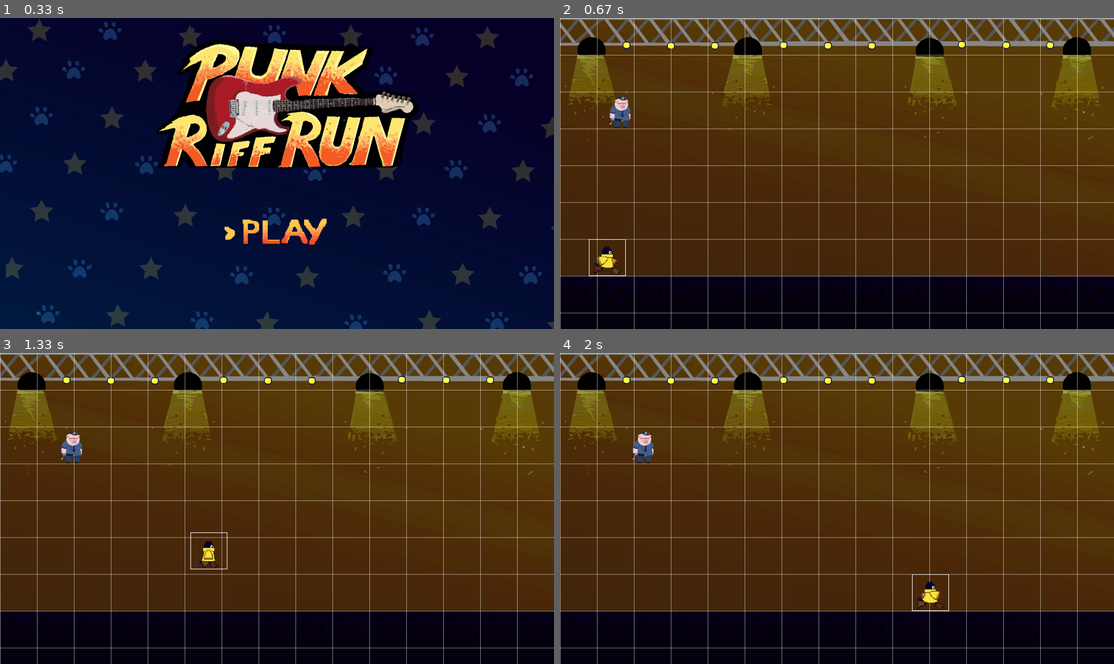
Above: before the commit, frames 1-4 (two rows, left to right).
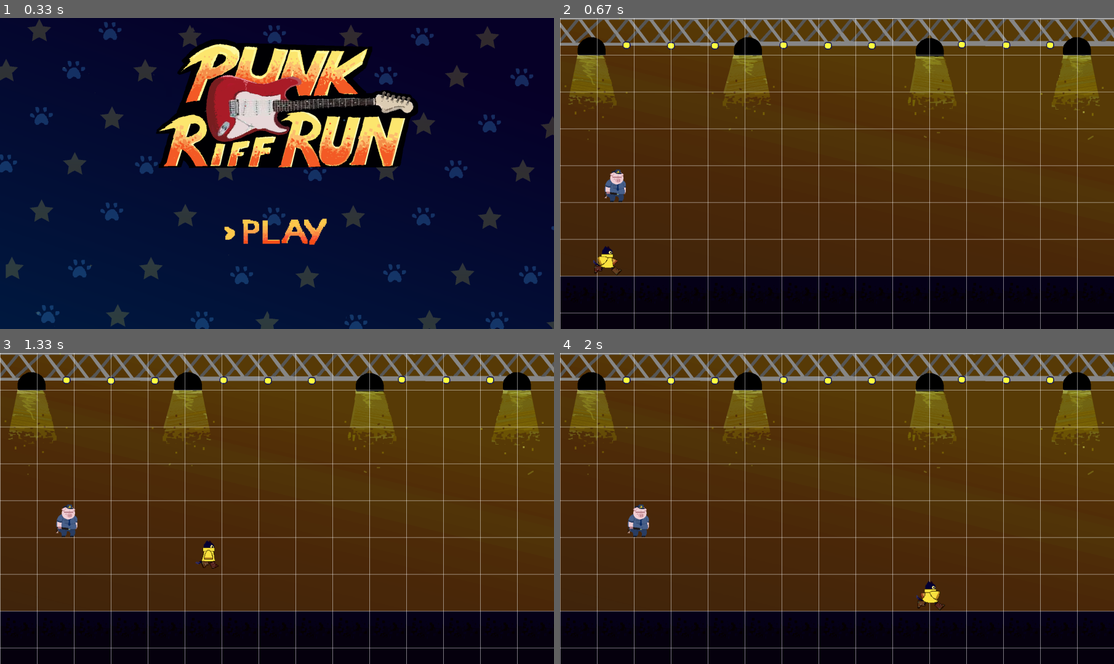
Above: after the commit, the same moments.

Repository: bigN4TE/NeonRush
Game: pygame game, started from NeonRun.py
Two runs of this game, one before a commit and one after it. Both use one fixed random seed, a clock stepped at 60 frames per second and the inputs below.
Inputs (mouse positions are in pixels of both pictures, inside the frame that each line leads up to):
- Up to frame 1 (0.33 s): no input
- Up to frame 2 (0.67 s): click (837, 229) at 0.38 s
- Up to frame 3 (1.33 s): hold Right 0.67-1.13 s; move the mouse to (282, 530) at 0.7 s; hold Up from 1.17 s (still down)
- Up to frame 4 (2 s): release Up at 1.47 s; hold Right 1.5-1.97 s

Frame 1 is identical in both runs. In frame 2, 0.7% of the frame differs, in the area x 5-13%, y 24-84%; in frame 3, 0.7%, in the area x 10-42%, y 24-70%; in frame 4, 0.7%.

Commit message:
new Assets

Diff:
--- a/NeonRun.py
+++ b/NeonRun.py
@@ -1,6 +1,8 @@
 import pygame
 from pygame.locals import *
 import time
+import pickle
+from os import path
 
 pygame.init()
 
@@ -20,6 +22,10 @@
 game_over = 0
 
 main_menu = True
+
+level = 0
+
+max_levels = 5
 
 #background
 background = pygame.image.load('Assets/Backgrounds/Background 1.png')
@@ -70,6 +76,17 @@
     for line in range(0, 25):
         pygame.draw.line(screen, (255, 255, 255), (0, line * tile_size), (screen_width, line * tile_size))
         pygame.draw.line(screen, (255, 255, 255), (line * tile_size, 0), (line * tile_size, screen_height))
+
+#level reset
+def reset_level(level):
+    player.reset(100, screen_height - 335)
+    pig_group.empty()
+    cables_group.empty()
+    if path.exists('level{level}_data'):
+        pickle_in = open(f'level{level}_data', 'rb')
+        world_data = pickle.load(pickle_in)
+    world = World(world_data)
+    return world
 
 #buttons
 class Button():
@@ -186,7 +203,7 @@
                 self.rect.y -= 5
 
         screen.blit(self.image, self.rect)
-        pygame.draw.rect(screen, (255, 255, 255), self.rect, 2)
+        """pygame.draw.rect(screen, (255, 255, 255), self.rect, 2)"""
 
         return game_over
 
@@ -228,7 +245,7 @@
         self.direction = 0
         self.in_air = True
 
-#Enemy1
+#enemy1
 class Enemy1(pygame.sprite.Sprite):
     def __init__(self, x, y):
         pygame.sprite.Sprite.__init__(self)
@@ -246,7 +263,7 @@
             self.move_direction *= -1
             self.move_counter *= -1
 
-#Enemy2
+#enemy2
 class Enemy2(pygame.sprite.Sprite):
     def __init__(self, x, y):
         pygame.sprite.Sprite.__init__(self)
@@ -264,12 +281,22 @@
             self.move_direction *= -1
             self.move_counter *= -1
 
-#Cables
+#cables
 class Cables(pygame.sprite.Sprite):
     def __init__(self, x, y):
         pygame.sprite.Sprite.__init__(self)
         img = pygame.image.load('Assets/Tiles/Cable.png')
         self.image = pygame.transform.scale(img, (tile_size, tile_size // 2))
+        self.rect = self.image.get_rect()
+        self.rect.x = x
+        self.rect.y = y
+
+#exit
+class Exit(pygame.sprite.Sprite):
+    def __init__(self, x, y):
+        pygame.sprite.Sprite.__init__(self)
+        img = pygame.image.load('Assets/Tiles/Cymbals 1.png')
+        self.image = pygame.transform.scale(img, (tile_size, int(tile_size * 1.5)))
         self.rect = self.image.get_rect()
         self.rect.x = x
         self.rect.y = y
@@ -287,7 +314,7 @@
         frame_img = pygame.image.load('Assets/Tiles/Floor 3.png')
         speaker_img = pygame.image.load('Assets/Tiles/Speaker.png')
         piano_img = pygame.image.load('Assets/Tiles/Piano.png')
-        drum_img = pygame.image.load('Assets/Items/Drum.png')
+        drum_img = pygame.image.load('Assets/Tiles/Drum.png')
 
         #tile value
         row_count = 0
@@ -354,15 +381,15 @@
 
 #tile placement
 world_data = [
-[0, 0, 0, 0, 0, 0, 0, 0, 0, 0, 0, 0, 0, 0, 0, 0, 0],
-[0, 0, 0, 0, 0, 0, 0, 0, 0, 0, 0, 0, 0, 0, 0, 0, 0],
-[0, 0, 0, 0, 0, 0, 0, 0, 0, 0, 0, 0, 0, 0, 0, 0, 8],
-[0, 0, 0, 0, 0, 0, 0, 0, 0, 0, 0, 0, 0, 0, 0, 0, 0],
-[0, 0, 0, 0, 0, 0, 0, 0, 0, 0, 0, 0, 0, 0, 0, 0, 0],
-[0, 0, 0, 0, 0, 0, 0, 0, 0, 0, 0, 0, 0, 0, 0, 0, 0],
-[0, 0, 0, 0, 0, 0, 0, 0, 0, 0, 0, 0, 0, 0, 0, 0, 0],
-[1, 1, 1, 1, 1, 1, 1, 1, 1, 1, 1, 1, 1, 1, 1, 1, 1],
-[2, 2, 2, 2, 2, 2, 2, 2, 2, 2, 2, 2, 2, 2, 2, 2, 2]
+[0, 0, 0, 0, 0, 0, 0, 0, 0, 0, 0, 0, 0, 0, 0],
+[0, 0, 0, 0, 0, 0, 0, 0, 0, 0, 0, 0, 0, 0, 0],
+[0, 0, 0, 0, 0, 0, 0, 0, 0, 0, 0, 0, 0, 0, 0],
+[0, 0, 0, 0, 0, 0, 0, 0, 0, 0, 0, 0, 0, 0, 0],
+[0, 0, 0, 0, 0, 0, 0, 0, 0, 0, 0, 0, 0, 0, 8],
+[0, 0, 0, 0, 0, 0, 0, 0, 0, 0, 0, 0, 0, 0, 0],
+[0, 0, 0, 0, 0, 0, 0, 0, 0, 0, 0, 0, 0, 0, 0],
+[1, 1, 1, 1, 1, 1, 1, 1, 1, 1, 1, 1, 1, 1, 1],
+[2, 2, 2, 2, 2, 2, 2, 2, 2, 2, 2, 2, 2, 2, 2]
 ]
 
 pygame.display.flip()
@@ -375,6 +402,11 @@
 restart_button = Button(screen_width // 2 - 175, screen_height // 2 + 250, restart)
 play_button = Button(screen_width // 2 - 200, screen_height // 2 + 100 , play)
 
+if path.exists(f'level{level}_data'):
+    pickle_in = open(f'level{level}_data', 'rb')
+    world_data = pickle.load(pickle_in)
+world = World(world_data)
+
 run = True
 pygame.key.set_repeat(10,10)
 while run:
Renamed: Assets/Items/Cymbals 1.png -> Assets/Tiles/Cymbals 1.png
Renamed: Assets/Items/Cymbals 2.png -> Assets/Tiles/Cymbals 2.png
Renamed: Assets/Items/Drum.png -> Assets/Tiles/Drum.png
